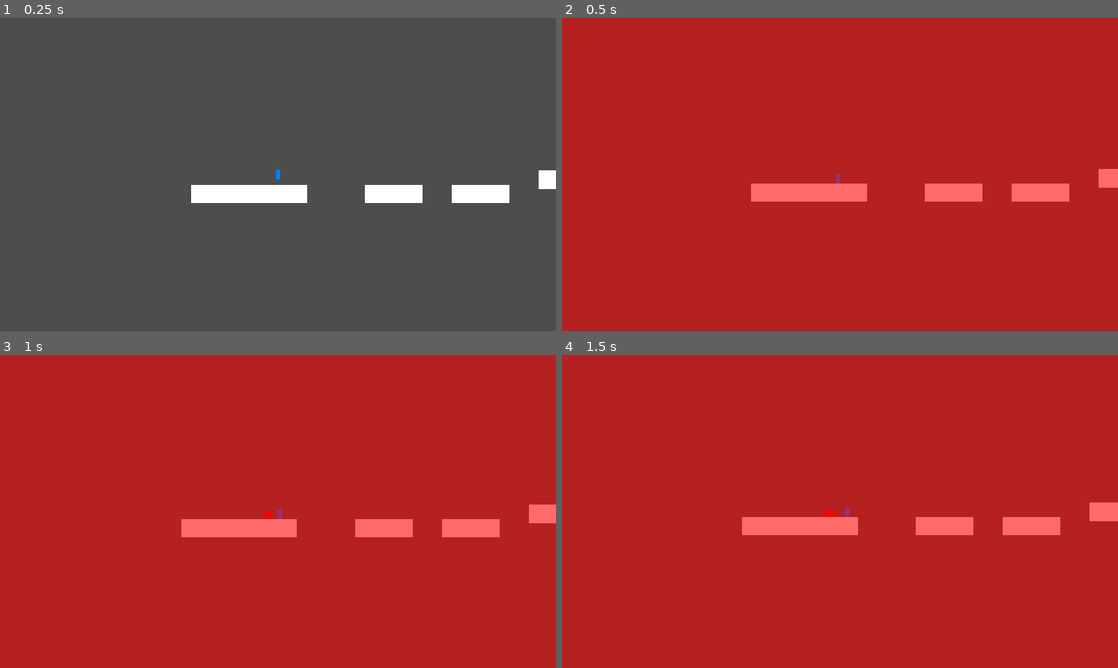
Above: before the commit, frames 1-4 (two rows, left to right).
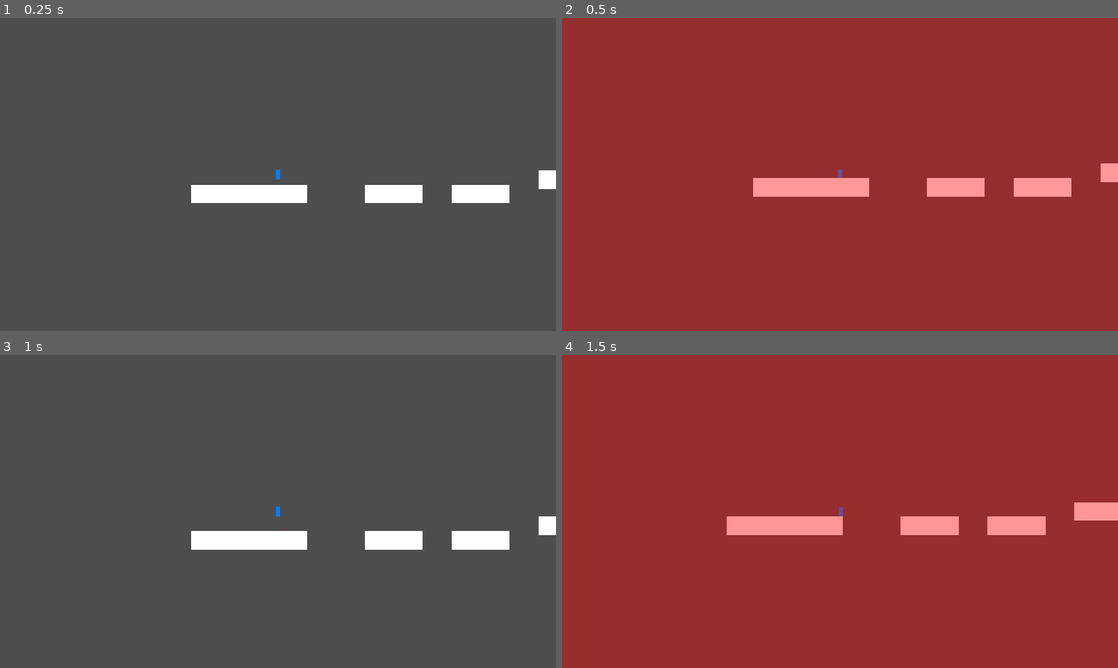
Above: after the commit, the same moments.

Repository: rajkrish0608/Definitely-Normal-Physics
Game: Godot game, scene res://scenes/TestLevel.tscn
Same seed, same stepped clock (60 frames per second), same inputs: the game is played once before the commit and once after it.
Inputs (mouse positions are in pixels of both pictures, inside the frame that each line leads up to):
- Up to frame 1 (0.25 s): no input
- Up to frame 2 (0.5 s): no input
- Up to frame 3 (1 s): tap Enter at 0.5 s; move the mouse to (400, 495) at 0.52 s; hold D (move_right) from 0.53 s (still down); hold R from 0.53 s (still down); click (400, 495) at 0.67 s; tap Space (jump) at 0.77 s
- Up to frame 4 (1.5 s): release D (move_right) at 1.25 s; release R at 1.25 s; drag from (728, 527) to (1029, 514) at 1.27 s

Frame 1 is identical in both runs. In frame 2, 100% of the frame differs, in the area x 0-100%, y 0-100%; in frame 3, 100%; in frame 4, 100%.

Commit message:
Fix infinite death loop bug

Diff:
--- a/scenes/TestLevel.gd
+++ b/scenes/TestLevel.gd
@@ -19,6 +19,11 @@
 		var cam: Camera2D = Camera2D.new()
 		cam.enabled = true
 		player.add_child(cam)
+
+		# Register player with LevelManager for respawning
+		LevelManager.player = player
+		LevelManager.checkpoint_position = player.global_position
+
 
 
 func _create_test_player() -> CharacterBody2D:
--- a/scenes/testing/E2ETestRunner.gd
+++ b/scenes/testing/E2ETestRunner.gd
@@ -96,6 +96,11 @@
 	if spawn:
 		player.global_position = spawn.global_position
 		add_child(player)
+
+		# Register with LevelManager so death/respawn works
+		LevelManager.player = player
+		LevelManager.checkpoint_position = player.global_position
+
 		pass_test("Player spawned at position: " + str(player.global_position))
 	else:
 		fail_test("PlayerSpawn marker not found in level")
--- a/scripts/player/PlayerController.gd
+++ b/scripts/player/PlayerController.gd
@@ -212,7 +212,9 @@
 		await animator.animation_finished
 
 	# Respawn handled by LevelManager
-	_is_dead = false
+	# Respawn handled by LevelManager
+	# _is_dead = false  <-- Removed to prevent loop; respawn() handles this
+
 
 
 ## Called by LevelManager to respawn at checkpoint.
